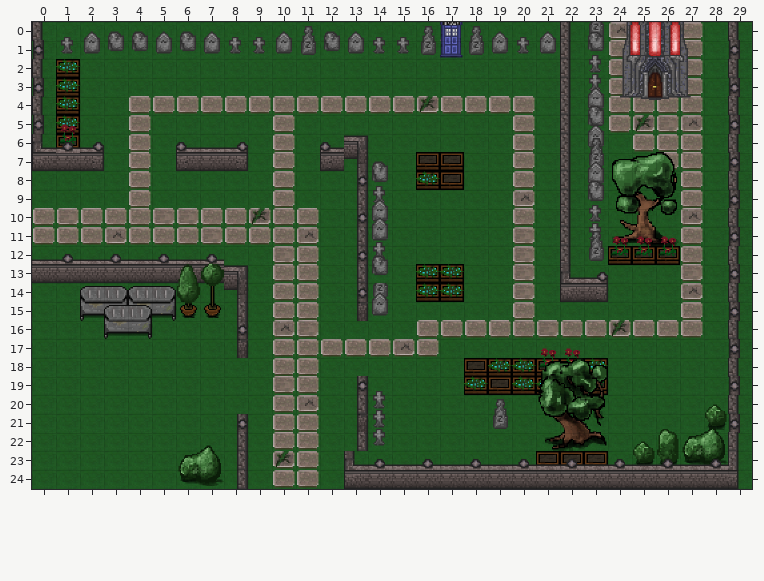
One commit to this Tiled map (JSON): maps/map_01_friedhof.json. That is the earlier state.
Cells are 36x28 px. Shown: x 0..29, y 0..24.
The same view after the edit:
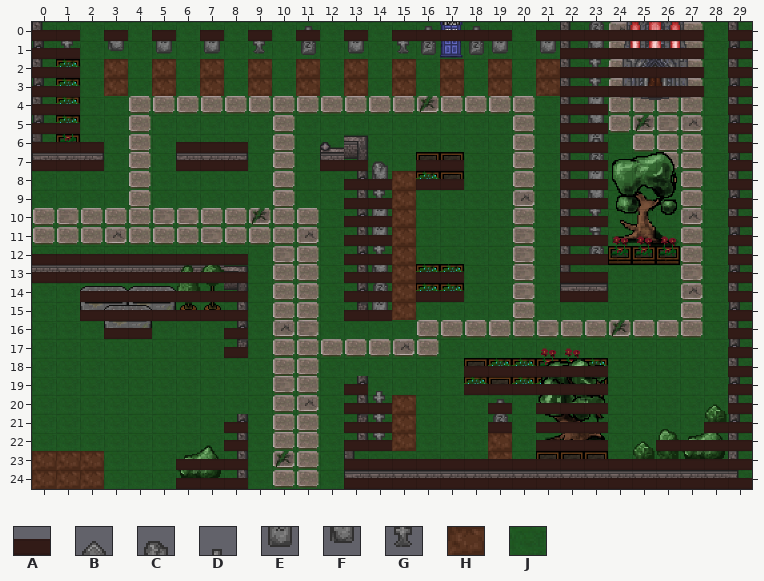
Key: from "sprite_sheet_props_main": A 0, B 121, C 122, D 124, E 171, F 172, G 174, H 221, J 1402.
_ is an empty cell.
Tiles replaced or removed in this view: B, C, D, E, F, G, J.
Tiles of an added or newly shown layer are drawn over the layers below it.
Difference:
Changed rows in their new state; . is an unchanged cell.
Layer "map":
first column x 3:
 2 H.H.H.H.H.H.H.H.H.H
 3 H.H.H.H.H.H.H.H.H.H
first column x 15:
 8 H
 9 H
10 H
11 H
12 H
13 H
14 H
15 H
first column x 0:
20 ...............H....
21 ...............H....
22 ...............H...H
23 HHH................H
24 HHH.................
Layer "ebene1":
first column x 2:
 0 _._._._._._._....._
 1 _._._._._._._....._
Layer "walkable" (now shown):
first column x 0:
 0 AA.A.A.A.A.A.A.AAAAA.AAAAAAA.A
 1 AA....................AAAAAA.A
 2 AA....................AAAAAA.A
 3 AA....................AAAAAA.A
 4 AA....................AA.....A
 5 AA....................AA.....A
 6 AAA...AAA.............AA.....A
 7 AAA...AAA...AA..AA....AA.....A
 8 .............AA.AA....AA.....A
 9 .............AA.......AA.....A
10 .............AA.......AA.....A
11 .............AA.......AA.....A
12 AAAAAAAAA....AA.......AA.....A
13 AAAAAAAAA....AA.AA....AA.....A
14 ..AAAAAAA....AA.AA....AA.....A
15 ..AAAAAAA....AA..............A
16 ...AA...A....................A
17 ........A....................A
18 ..................AAAAAA.....A
19 .............A....AAAAAA.....A
20 .............AA....A.AAA.....A
21 ........A....AA....A.AAA....AA
22 ........A....AA......AAA..AAAA
23 ......AAA....AAAAAAAAAAAAAAAAA
24 ......AAA....AAAAAAAAAAAAAAAAA
Where, in picture pixels (left, top, right, bottom), the same in both pictures:
changed: (32, 30, 752, 489)
